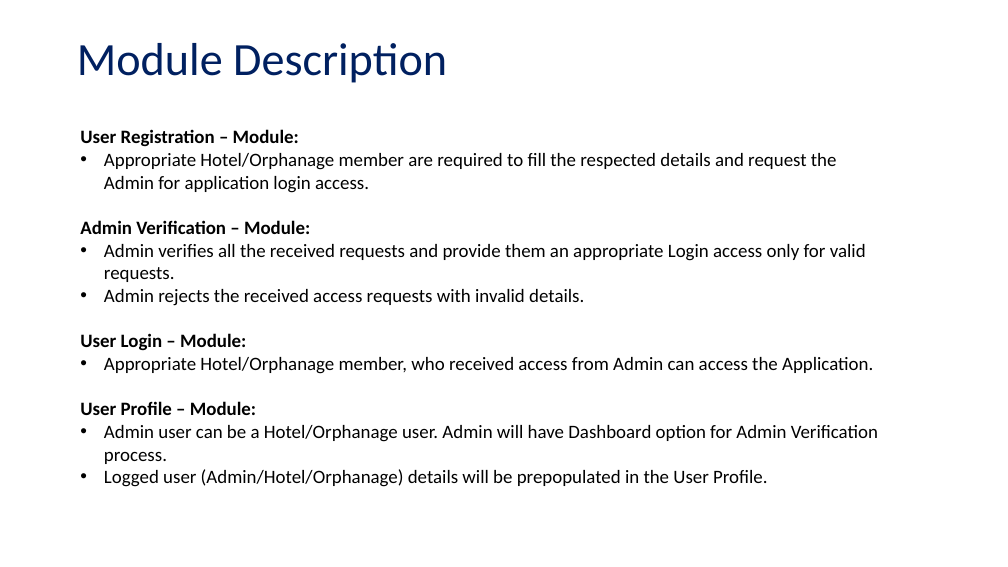
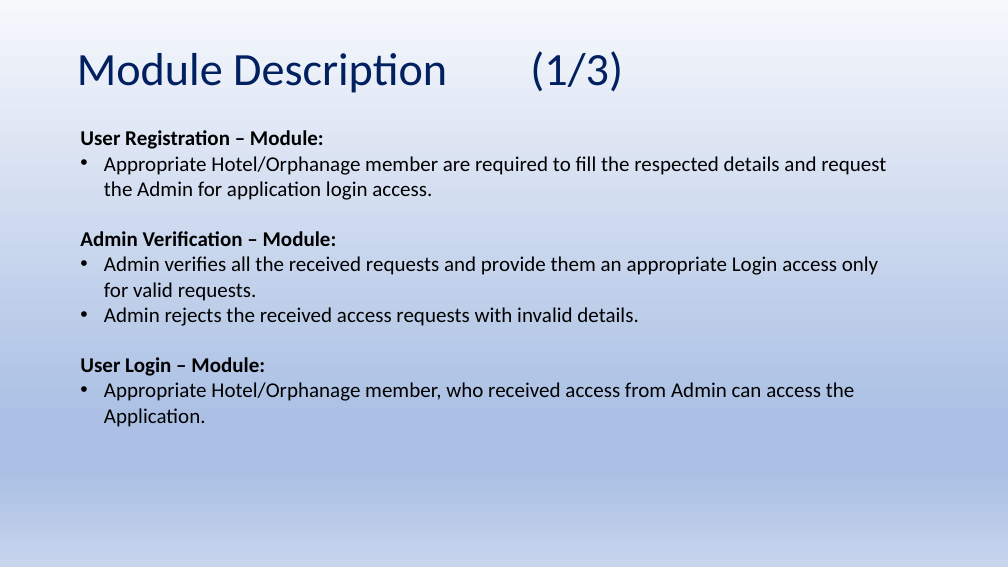
Before and after one commit to Sriram-V-99/MCA-Project-, a slide deck: slide 7 of FoodBridge_v02.pptx. Drawn at 1008x567 pixels with LibreOffice and Linux fonts; fonts in the diff are those of the drawing. Boxes give left, top, right and bottom in pixels: in the first picture for what was removed or moved away, otherwise in the second. Text is boxed around its words. In the diff, an @@ line names an element or a change of style, - is before the commit and + after.

```diff
--- a/FoodBridge_v02.pptx
+++ b/FoodBridge_v02.pptx
@@ background #FFFFFF to gradient #F6F8FC to #ABC0E4 to #C7D5ED @@
@@ title at <box>77,51,623,93</box>: text changed @@
-Module Description
+Module Description (1/3)
@@ text "User Registration – Module:" at <box>80,130,886,427</box>: size 18 to 20 pt @@
@@ text at <box>80,401,878,487</box>: paragraphs removed @@
-User Profile – Module:
-• Admin user can be a Hotel/Orphanage user. Admin will have Dashboard option for Admin Verification process.
-• Logged user (Admin/Hotel/Orphanage) details will be prepopulated in the User Profile.
```
Also in this commit, not shown: 14 other slides changed, 1 slide added.
